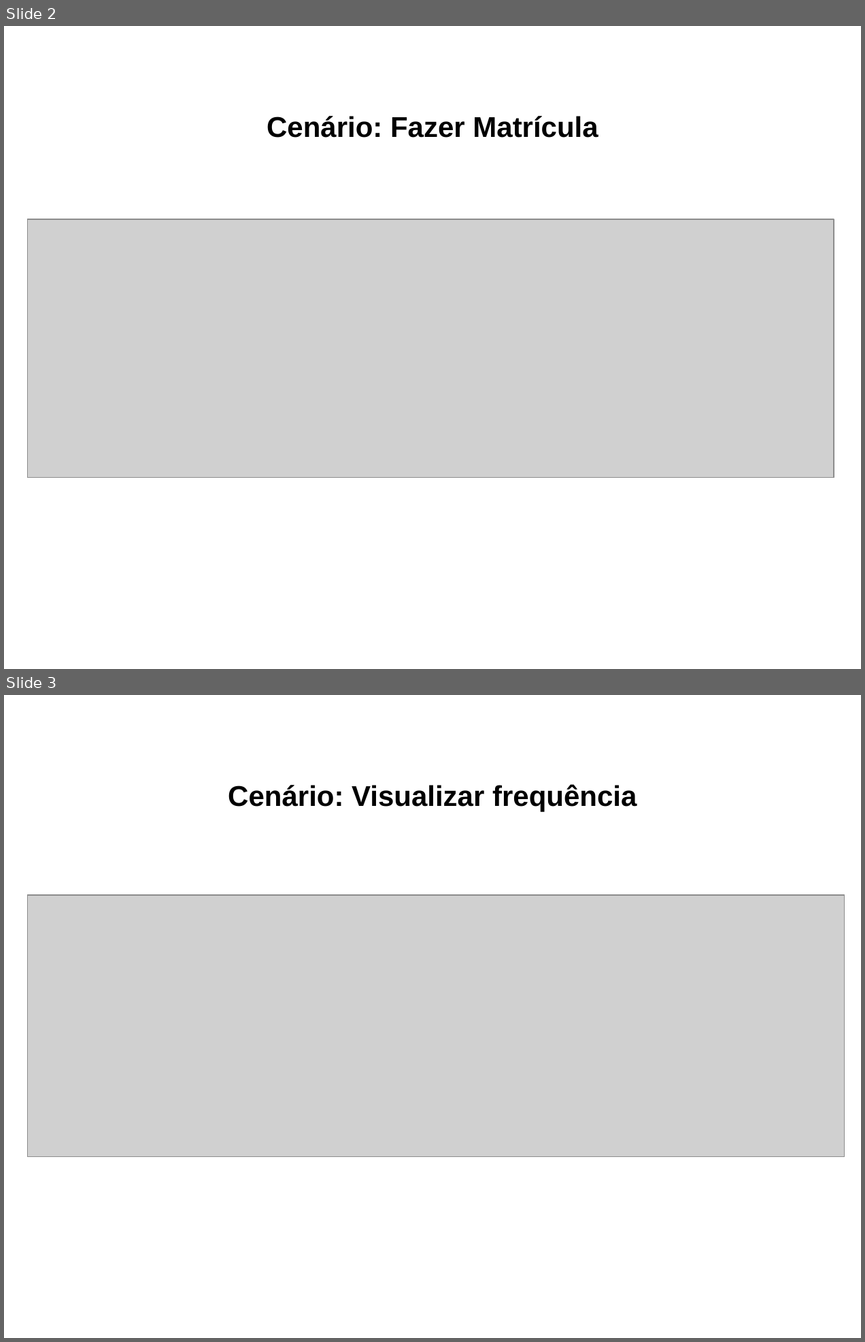
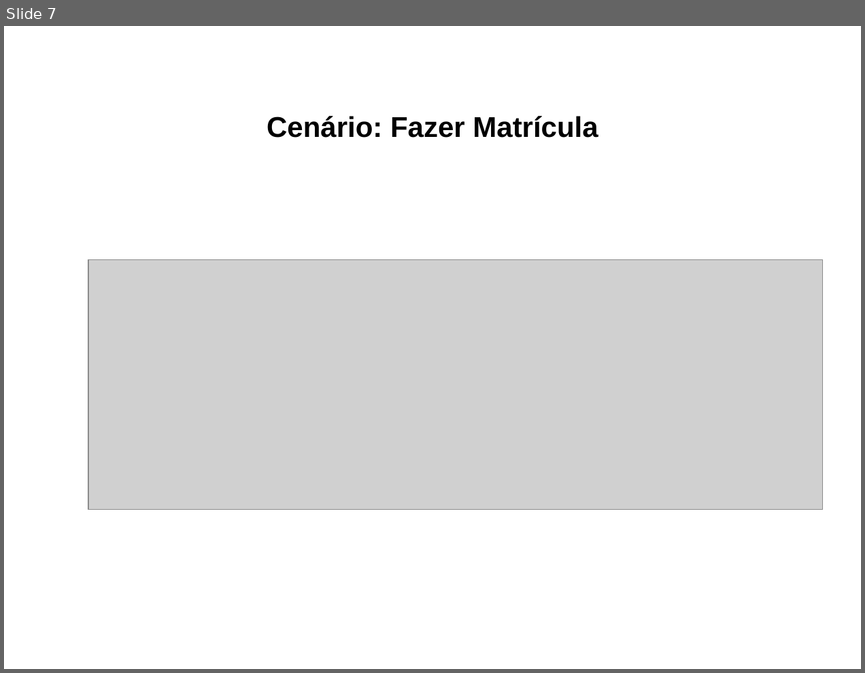
Before and after one commit to leozabotto/smart-owl, a slide deck: Artefatos/15 - Arquitetura de Negócio para cada Cenário.pptx. Shown one above the other, each under a label of ours: slides 2 and 3 before the commit, slide 7 after it. The pictures are 865x1342 and 865x673 pixels, drawn with LibreOffice and Linux fonts; fonts in the diff are those of the drawing; grey boxes stand for pictures. Boxes give left, top, right and bottom in pixels: in the first picture for what was removed or moved away, otherwise in the second. Text is boxed around its words. In the diff, an @@ line names an element or a change of style, - is before the commit and + after.

```diff
--- a/Artefatos/15 - Arquitetura de Negócio para cada Cenário.pptx
+++ b/Artefatos/15 - Arquitetura de Negócio para cada Cenário.pptx
@@ slide 3 removed at [4, 695, 861, 1338], background #FFFFFF @@
@@ text removed at [228, 784, 636, 811] @@
-Cenário: Visualizar frequência
@@ picture removed at [28, 895, 844, 1156] @@
@@ what was slide 2 is now slide 7 @@
@@ slide 7 changed as well @@
@@ picture: place and size @@
-picture at [28, 219, 834, 477]
+picture at [88, 260, 822, 509]
```
Also in this commit, not shown: 2 other slides changed, 4 slides added, 2 other slides removed.
